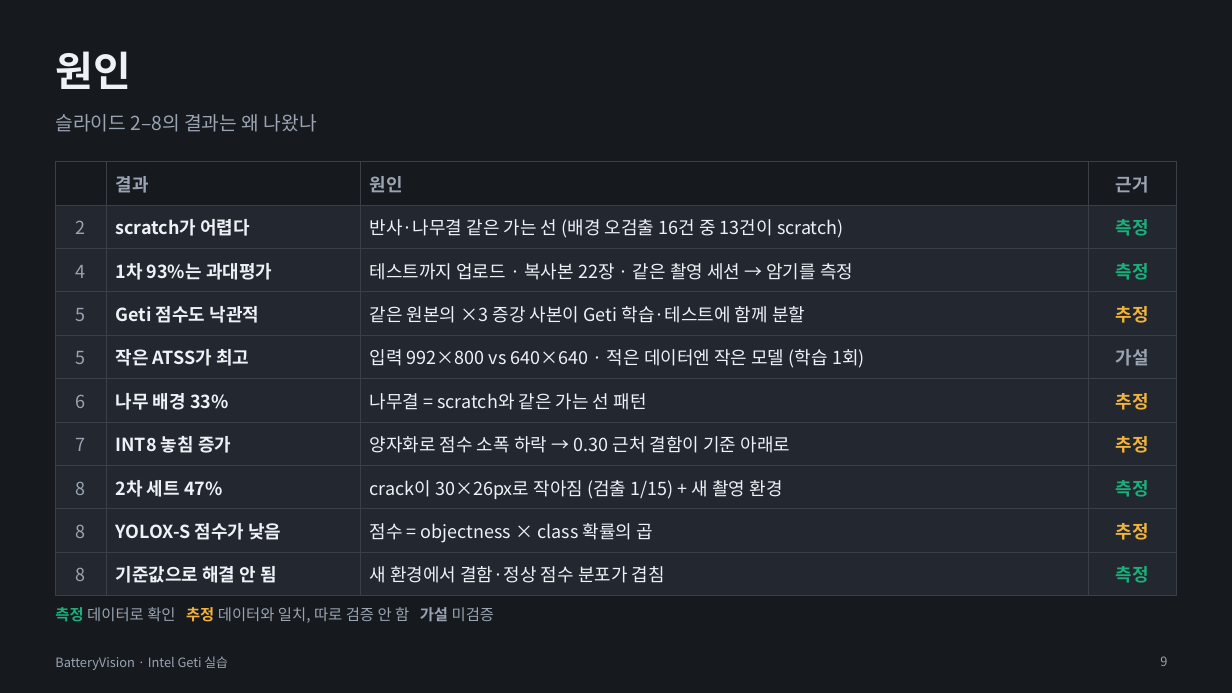
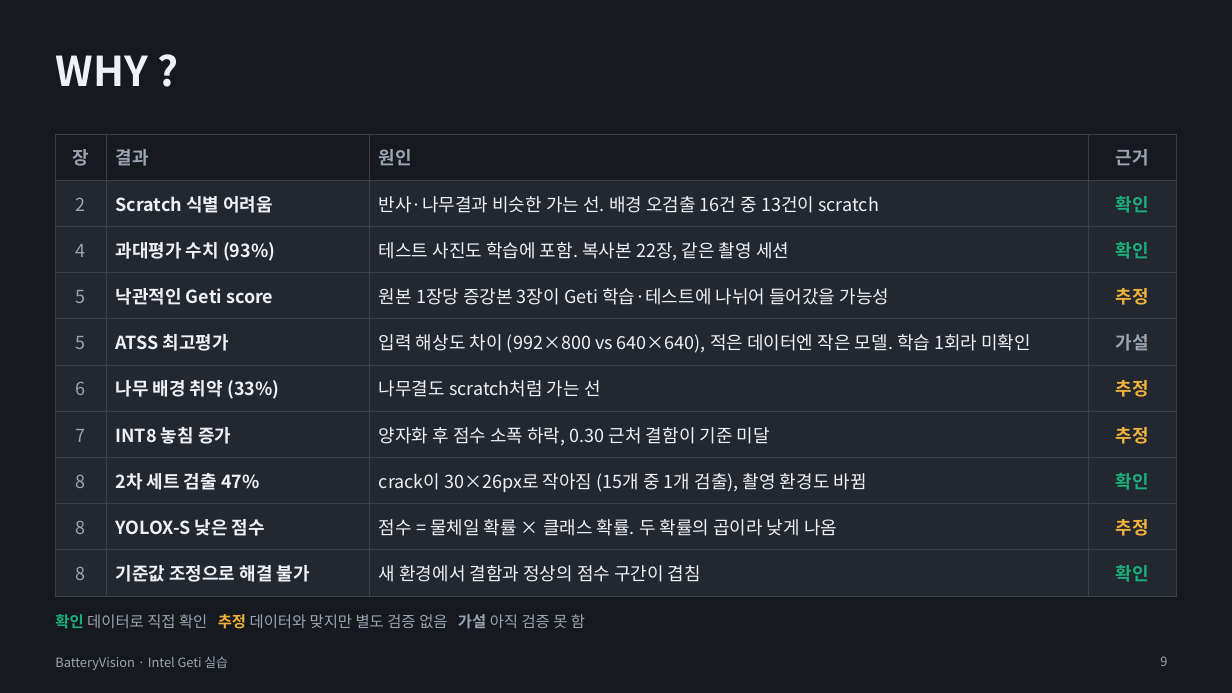
Before and after one commit to se4nchoi/batteryvision, a slide deck: slide 9 of docs/submission/BatteryVision_발표.pptx. Drawn at 1232x693 pixels with LibreOffice and Linux fonts; fonts in the diff are those of the drawing. Boxes give left, top, right and bottom in pixels: in the first picture for what was removed or moved away, otherwise in the second. Text is boxed around its words. In the diff, an @@ line names an element or a change of style, - is before the commit and + after.

```diff
--- a/docs/submission/BatteryVision_발표.pptx
+++ b/docs/submission/BatteryVision_발표.pptx
@@ title at (55, 55, 147, 86): text changed @@
-원인
+WHY ?
@@ text removed at (55, 114, 317, 132) @@
-슬라이드 2–8의 결과는 왜 나왔나
@@ table at (55, 134, 1177, 586) @@
-row 1, column 1: 
+row 1, column 1: 장
-row 2: 2 | scratch가 어렵다 | 반사·나무결 같은 가는 선 (배경 오검출 16건 중 13건이 scratch) | 측정
+row 2: 2 | Scratch 식별 어려움 | 반사·나무결과 비슷한 가는 선. 배경 오검출 16건 중 13건이 scratch | 확인
-row 3: 4 | 1차 93%는 과대평가 | 테스트까지 업로드 · 복사본 22장 · 같은 촬영 세션 → 암기를 측정 | 측정
+row 3: 4 | 과대평가 수치 (93%) | 테스트 사진도 학습에 포함. 복사본 22장, 같은 촬영 세션 | 확인
-row 4, column 2: Geti 점수도 낙관적
+row 4, column 2: 낙관적인 Geti score
-row 4, column 3: 같은 원본의 ×3 증강 사본이 Geti 학습·테스트에 함께 분할
+row 4, column 3: 원본 1장당 증강본 3장이 Geti 학습·테스트에 나뉘어 들어갔을 가능성
-row 5, column 2: 작은 ATSS가 최고
+row 5, column 2: ATSS 최고평가
-row 5, column 3: 입력 992×800 vs 640×640 · 적은 데이터엔 작은 모델 (학습 1회)
+row 5, column 3: 입력 해상도 차이 (992×800 vs 640×640), 적은 데이터엔 작은 모델. 학습 1회라 미확인
-row 6, column 2: 나무 배경 33%
+row 6, column 2: 나무 배경 취약 (33%)
-row 6, column 3: 나무결 = scratch와 같은 가는 선 패턴
+row 6, column 3: 나무결도 scratch처럼 가는 선
-row 7, column 3: 양자화로 점수 소폭 하락 → 0.30 근처 결함이 기준 아래로
+row 7, column 3: 양자화 후 점수 소폭 하락, 0.30 근처 결함이 기준 미달
-row 8: 8 | 2차 세트 47% | crack이 30×26px로 작아짐 (검출 1/15) + 새 촬영 환경 | 측정
+row 8: 8 | 2차 세트 검출 47% | crack이 30×26px로 작아짐 (15개 중 1개 검출), 촬영 환경도 바뀜 | 확인
-row 9, column 2: YOLOX-S 점수가 낮음
+row 9, column 2: YOLOX-S 낮은 점수
-row 9, column 3: 점수 = objectness × class 확률의 곱
+row 9, column 3: 점수 = 물체일 확률 × 클래스 확률. 두 확률의 곱이라 낮게 나옴
-row 10: 8 | 기준값으로 해결 안 됨 | 새 환경에서 결함·정상 점수 분포가 겹침 | 측정
+row 10: 8 | 기준값 조정으로 해결 불가 | 새 환경에서 결함과 정상의 점수 구간이 겹침 | 확인
@@ table: place and size @@
-table at (55, 162, 1177, 587)
+table at (55, 134, 1177, 586)
@@ text at (55, 614, 585, 629): text changed @@
-측정 데이터로 확인 추정 데이터와 일치, 따로 검증 안 함 가설 미검증
+확인 데이터로 직접 확인 추정 데이터와 맞지만 별도 검증 없음 가설 아직 검증 못 함
```
Also in this commit, not shown: 4 other slides changed, 1 slide added, 3 other files.
